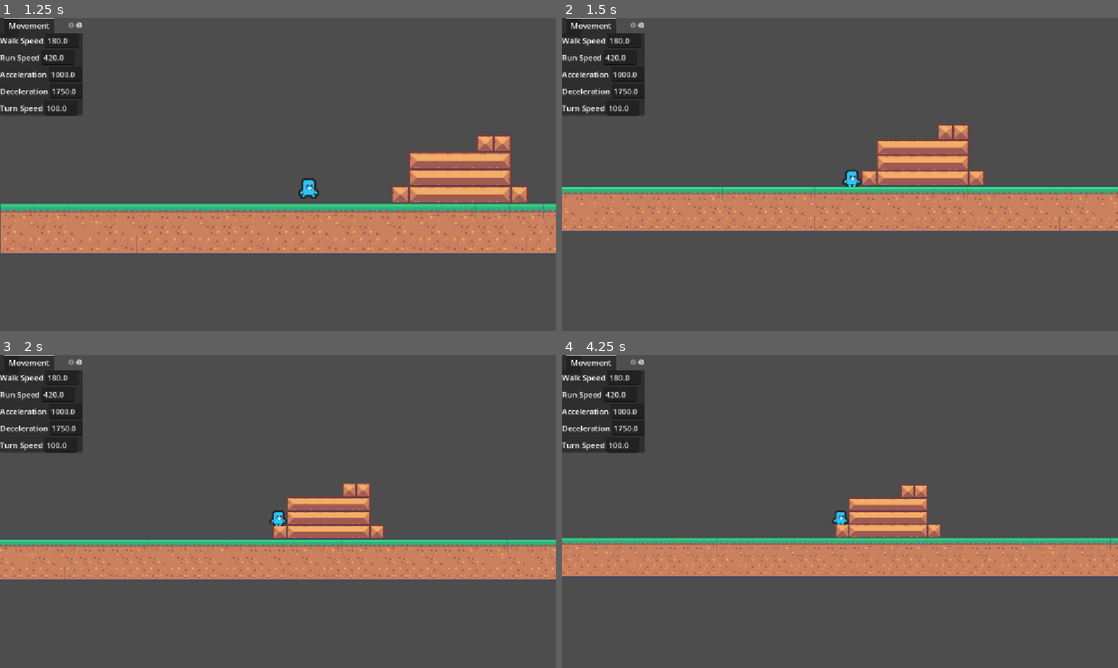
Above: before the commit, frames 1-4 (two rows, left to right).
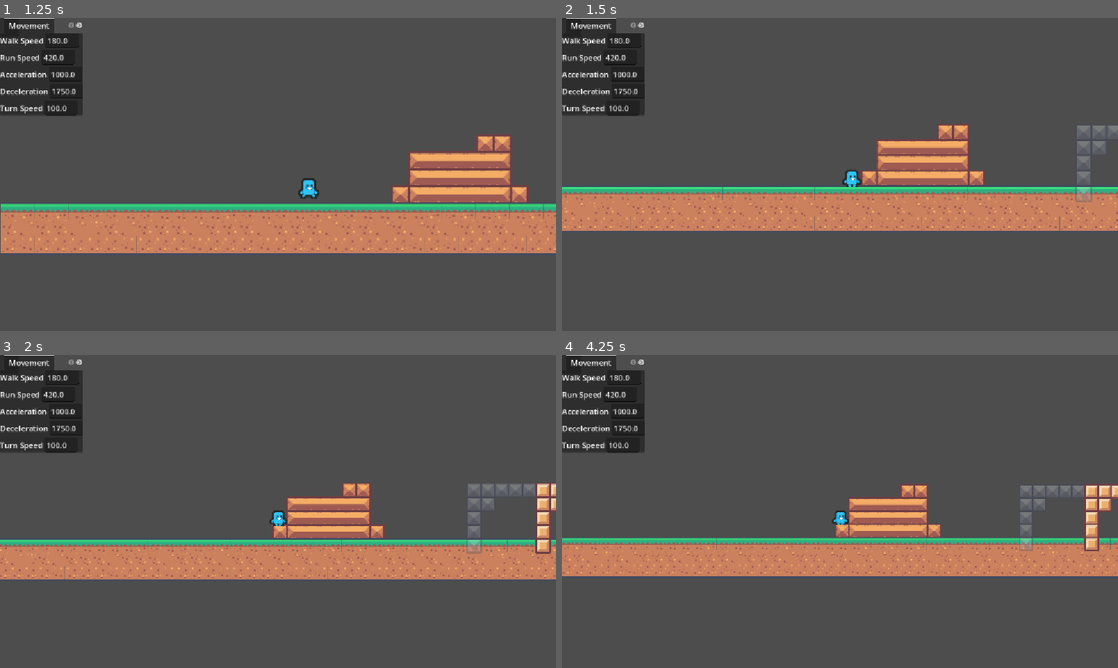
Above: after the commit, the same moments.

Repository: bridgerbird/GMTK2026-Game-Jam
Game: Godot game, scene res://scenes/level_tutorial.tscn
Same seed, same stepped clock (60 frames per second), same inputs: the game is played once before the commit and once after it. The project has no main scene, so this scene is started directly.
Inputs:
- Up to frame 1 (1.25 s): hold D (move_right) from 0.53 s (still down); hold Shift (run) from 0.53 s (still down); tap Space (jump) at 0.77 s
- Up to frame 2 (1.5 s): keep holding D (move_right); release Shift (run) at 1.28 s; tap W (twist) at 1.35 s
- Up to frame 3 (2 s): keep holding D (move_right); tap Space (jump) at 1.52 s
- Up to frame 4 (4.25 s): release D (move_right) at 2.03 s; hold A (move_left) 2.03-2.78 s; hold Shift (run) 2.03-2.78 s; hold D (move_right) from 2.78 s (still down); tap W (twist) at 2.85 s; tap Space (jump) at 3.02, 3.77 s; hold Shift (run) from 3.53 s (still down)

Frame 1 is identical in both runs. In frame 2, 0.6% of the frame differs, in the area x 92-100%, y 34-59%; in frame 3, 1.4%; in frame 4, 1.4%, in the area x 82-100%, y 41-63%.

Commit message:
Added collision, opacity, and toggling functionality for blue and orange tiles

Diff:
--- a/scenes/level_tutorial.tscn
+++ b/scenes/level_tutorial.tscn
@@ -15,8 +15,12 @@
 tile_set = ExtResource("1_2x0bi")
 
 [node name="BlueTiles" type="TileMapLayer" parent="." unique_id=1942993903]
+tile_map_data = PackedByteArray("AAAgAAEABAAAAAAAAAAgAAAABAAAAAAAAAAgAP//BAAAAAAAAAAgAP7/BAAAAAAAAAAgAP3/BAAAAAAAAAAhAP3/BAAAAAAAAAAiAP3/BAAAAAAAAAAjAP3/BAAAAAAAAAAkAP3/BAAAAAAAAAAhAP7/BAAAAAAAAAA=")
+tile_set = ExtResource("1_2x0bi")
 
 [node name="OrangeTiles" type="TileMapLayer" parent="." unique_id=124337357]
+tile_map_data = PackedByteArray("AAAlAAEABQADAAAAAAAlAAAABQADAAAAAAAlAP//BQADAAAAAAAlAP7/BQADAAAAAAAlAP3/BQADAAAAAAAmAP3/BQADAAAAAAAnAP3/BQADAAAAAAAoAP3/BQADAAAAAAApAP3/BQADAAAAAAAmAP7/BQADAAAAAAA=")
+tile_set = ExtResource("1_2x0bi")
 
 [node name="CPZ-Tiles" type="TileMapLayer" parent="." unique_id=598302516]
 
--- a/scripts/PhaseToggleManager.gd
+++ b/scripts/PhaseToggleManager.gd
@@ -1,11 +1,31 @@
 extends Node
 
+@onready var BlueTiles = $BlueTiles
+@onready var OrangeTiles = $OrangeTiles
 
-# Called when the node enters the scene tree for the first time.
-func _ready() -> void:
-	pass # Replace with function body.
+var blue_tile_phase = GameConfig.tile_phase["blue"]
+var orange_tile_phase = GameConfig.tile_phase["orange"]
 
+# Toggles Phase of Blue and Orange tiles
+func toggle_tiles(initialize):
+	# On Initialization, only collision and opacity needs updates
 
-# Called every frame. 'delta' is the elapsed time since the previous frame.
-func _process(delta: float) -> void:
-	pass
+	# Update variables except on initialization
+	if not initialize:
+		blue_tile_phase = not blue_tile_phase
+		orange_tile_phase = not orange_tile_phase
+
+	# Update collision of tiles
+	BlueTiles.collision_enabled = blue_tile_phase
+	OrangeTiles.collision_enabled = orange_tile_phase
+
+	# Update Opaqueness of tiles
+	if blue_tile_phase:
+		BlueTiles.modulate.a = 1.0
+		OrangeTiles.modulate.a = 0.3
+	else:
+		BlueTiles.modulate.a = 0.3
+		OrangeTiles.modulate.a = 1.0
+
+func _ready():
+	toggle_tiles(true)
--- a/scripts/game_config.gd
+++ b/scripts/game_config.gd
@@ -1,4 +1,10 @@
 extends Node
+
+# Phase Tiles Configs
+var tile_phase = {
+	"blue": false,
+	"orange": true
+}
 
 # Platforming Configs
 var walk_speed = 180.0
